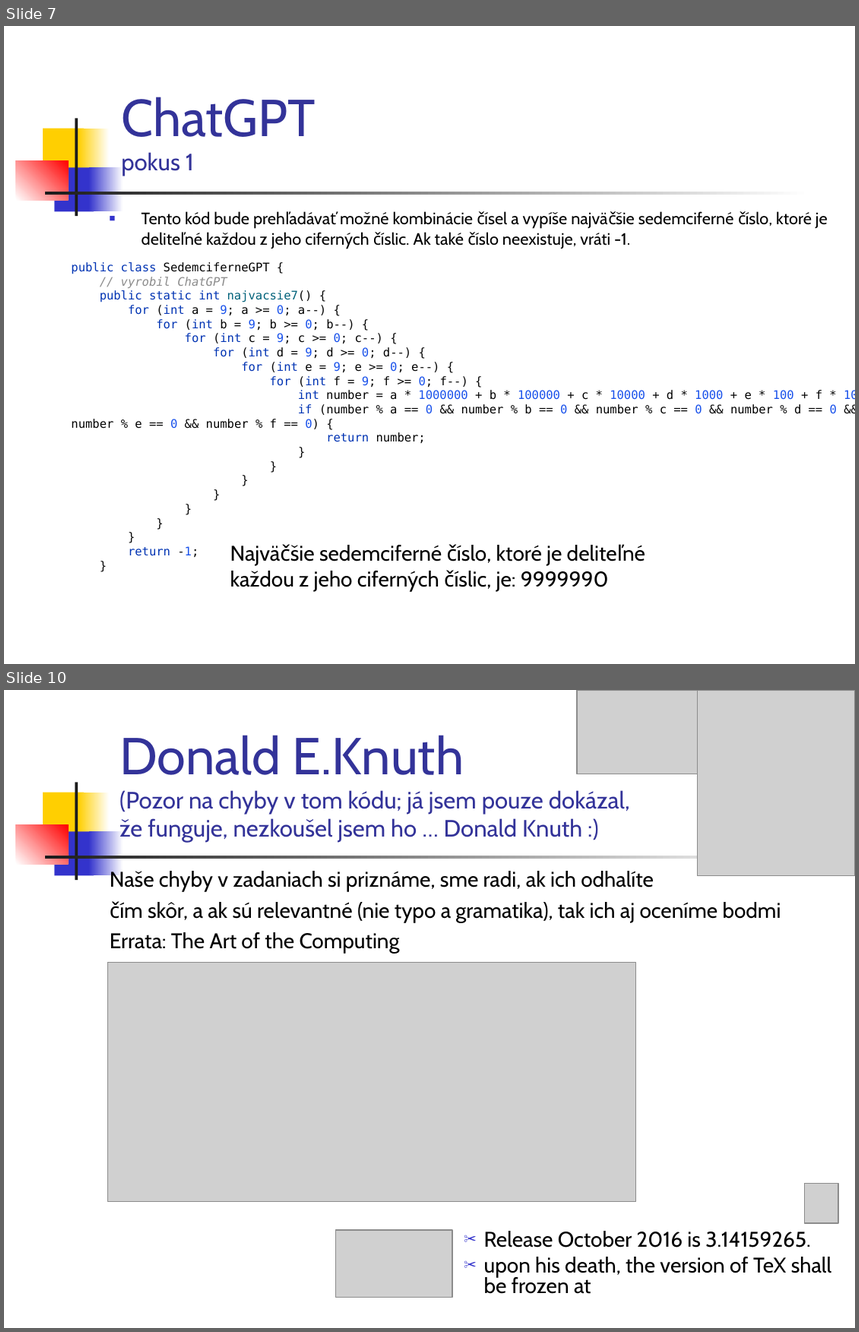
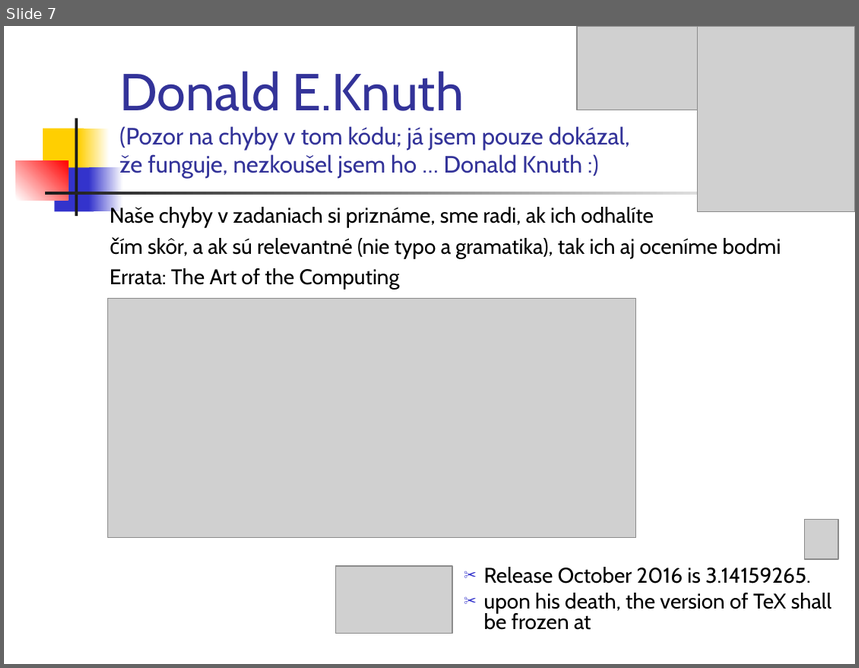
Before and after one commit to Programovanie4/Prednasky, a slide deck: 02/02_java.ppt. Shown one above the other, each under a label of ours: slides 7 and 10 before the commit, slide 7 after it; the slides between them are not shown. The pictures are 859x1332 and 859x668 pixels, drawn with LibreOffice and Linux fonts; fonts in the diff are those of the drawing; grey boxes stand for pictures. Boxes give left, top, right and bottom in pixels: in the first picture for what was removed or moved away, otherwise in the second. Text is boxed around its words. In the diff, an @@ line names an element or a change of style, - is before the commit and + after.

```diff
--- a/02/02_java.ppt
+++ b/02/02_java.ppt
@@ slide 7 removed at box(4, 26, 855, 664), background #FFFFFF; not listed: 7 template elements that a slide beside it also shows @@
@@ title removed at box(121, 97, 316, 176) @@
-ChatGPT
-pokus 1
@@ text removed at box(142, 211, 828, 249) @@
-■ Tento kód bude prehľadávať možné kombinácie čísel a vypíše najväčšie sedemciferné číslo, ktoré je deliteľné každou z jeho ciferných číslic. Ak také číslo neexistuje, vráti -1.
@@ text removed at box(71, 262, 855, 558) @@
-public class SedemciferneGPT {
-// vyrobil ChatGPT
-public static int najvacsie7() {
-for (int a = 9; a >= 0; a--) {
-for (int b = 9; b >= 0; b--) {
-for (int c = 9; c >= 0; c--) {
-for (int d = 9; d >= 0; d--) {
-for (int e = 9; e >= 0; e--) {
-for (int f = 9; f >= 0; f--) {
-int number = a * 1000000 + b * 100000 + c * 10000 + d * 1000 + e * 100 + f * 10;
-if (number % a == 0 && number % b == 0 && number % c == 0 && number % d == 0 && number % e == 0 && number % f == 0) {
-return number;
-}
-}
-}
-}
-}
-}
-}
-return -1;
-}
@@ text removed at box(230, 545, 609, 591) @@
-Najväčšie sedemciferné číslo, ktoré je deliteľné každou z jeho ciferných číslic, je: 9999990
@@ what was slide 10 is now slide 7 @@
```
Also in this commit, not shown: 5 slides changed, 1 slide added, 3 other slides removed, 1 other file.
